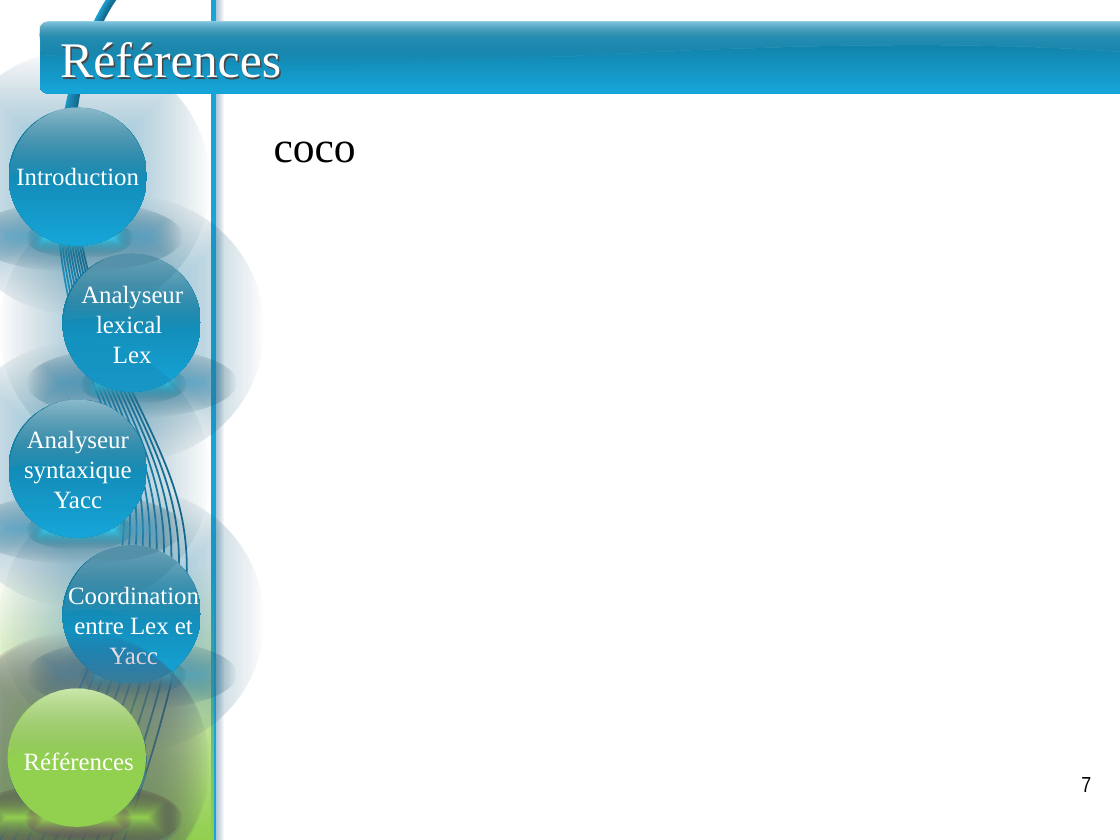
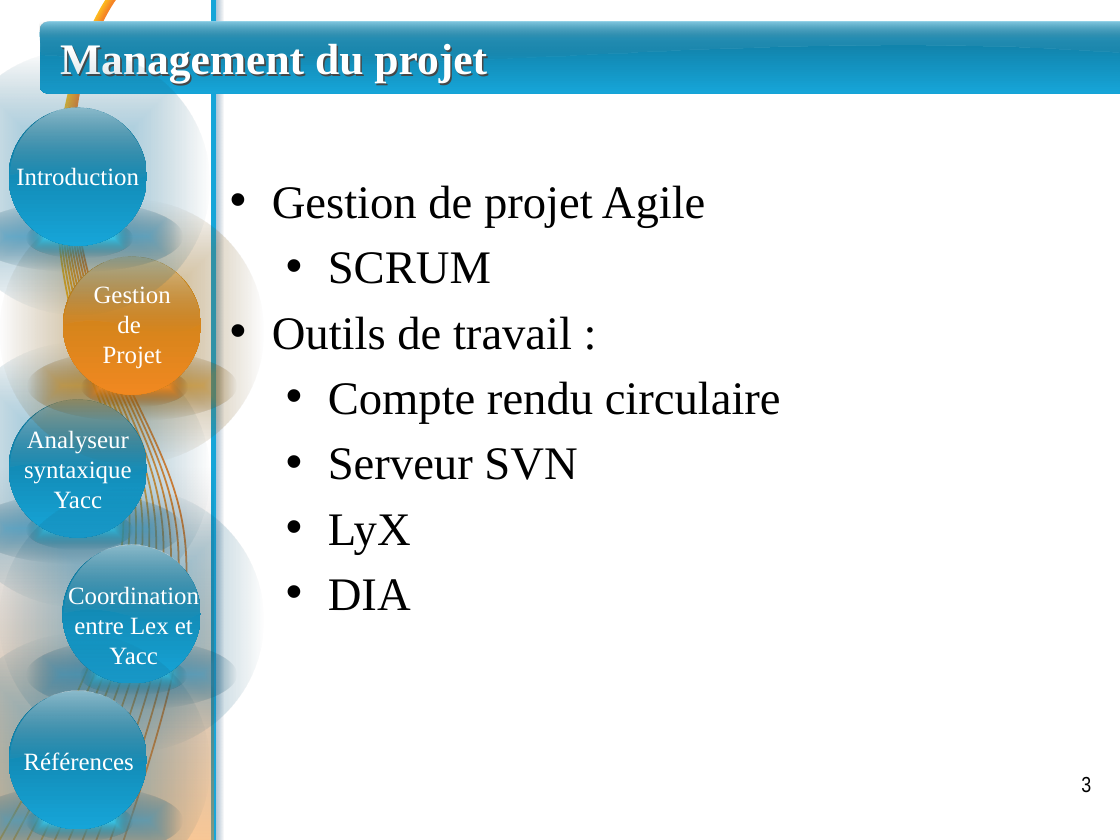
Before and after one commit to sarrabenbrahim/team-war, a slide deck: slide 3 of PFE/Presentation/presentation - Jaafar.pptx (slide 7 before the commit). Drawn at 1120x840 pixels with LibreOffice and Linux fonts; fonts in the diff are those of the drawing. Boxes give left, top, right and bottom in pixels: in the first picture for what was removed or moved away, otherwise in the second. Text is boxed around its words. In the diff, an @@ line names an element or a change of style, - is before the commit and + after.

Commit message:
-+ Gestion de projet et Gestion des coûts

```diff
--- a/PFE/Presentation/presentation - Jaafar.pptx
+++ b/PFE/Presentation/presentation - Jaafar.pptx
@@ freeform shape at (0, 0, 151, 840): outline #18A5D8 1.13 pt to #FEBD1E 1.13 pt; outline redrawn @@
@@ freeform shape at (1, 0, 156, 840): outline #199DCC 1.13 pt to #FDB620 1.13 pt @@
@@ freeform shape at (2, 0, 161, 840): outline #1A96C3 1.13 pt to #FCAF21 1.13 pt; outline redrawn @@
@@ freeform shape at (3, 0, 166, 840): outline #1A8FBA 1.13 pt to #FBA922 1.13 pt; outline redrawn @@
@@ freeform shape at (3, 0, 170, 840): outline #1888B2 1.13 pt to #FAA223 1.13 pt; outline redrawn @@
@@ freeform shape at (4, 0, 175, 840): outline #1A82AA 1.13 pt to #F99D24 1.13 pt; outline redrawn @@
@@ freeform shape at (6, 0, 185, 840): outline #187CA2 1.13 pt to #F89624 1.13 pt; outline redrawn @@
@@ freeform shape at (7, 0, 196, 840): outline #15769B 1.13 pt to #F79025 1.13 pt @@
@@ freeform shape at (8, 0, 206, 840): outline #157194 1.13 pt to #F68A25 1.13 pt; outline redrawn @@
@@ freeform shape at (8, 0, 216, 840): outline #136B8D 1.13 pt to #F58426 1.13 pt; outline redrawn @@
@@ freeform shape at (38, 21, 1120, 77): outline redrawn @@
@@ title removed at (60, 42, 281, 80) @@
-Références
@@ title added at (60, 43, 487, 83), 28 pt, text #FFFFFF, bold @@
+Management du projet
@@ text removed at (274, 141, 356, 163) @@
-coco
@@ ellipse at (0, 199, 263, 463): fill gradient #2FA4D9 to #164C64 to gradient #BC8116 to #573C0A @@
@@ text added at (272, 185, 781, 610), 30 pt, text #000000 @@
+• Gestion de projet Agile
+  • SCRUM
+• Outils de travail :
+  • Compte rendu circulaire
+  • Serveur SVN
+  • LyX
+  • DIA
@@ ellipse at (63, 256, 200, 394): fill gradient #0F7295 to #16A5D8 to gradient #BC8116 to #F08820 @@
@@ text at (94, 286, 171, 369): text changed @@
-Analyseur lexical
-Lex
+Gestion
+de
+Projet
@@ ellipse at (27, 351, 236, 420): fill gradient #338EB7 to #184255 to gradient #BC8116 to #573C0A @@
@@ 2 ellipses, 1 freeform shape: place and size @@
-2 ellipses, 1 freeform shape at (27, 253, 236, 417)
+2 ellipses, 1 freeform shape at (27, 256, 236, 420)
@@ ellipse at (82, 368, 187, 407): fill gradient #35C8EB to #195D6D to gradient #F08820 to #6F3F0F @@
@@ rectangle at (0, 464, 213, 840): fill gradient #92D050 to gradient #000000 to #F18E2B; rotation 180 to 0 degrees @@
@@ group removed at (0, 632, 208, 840): 4 ellipses, 1 freeform shape @@
@@ page number at (1081, 776, 1091, 793): text changed @@
-7
+3
```
Also in this commit, not shown: 3 other slides changed, 3 slides added, 1 slide removed.
